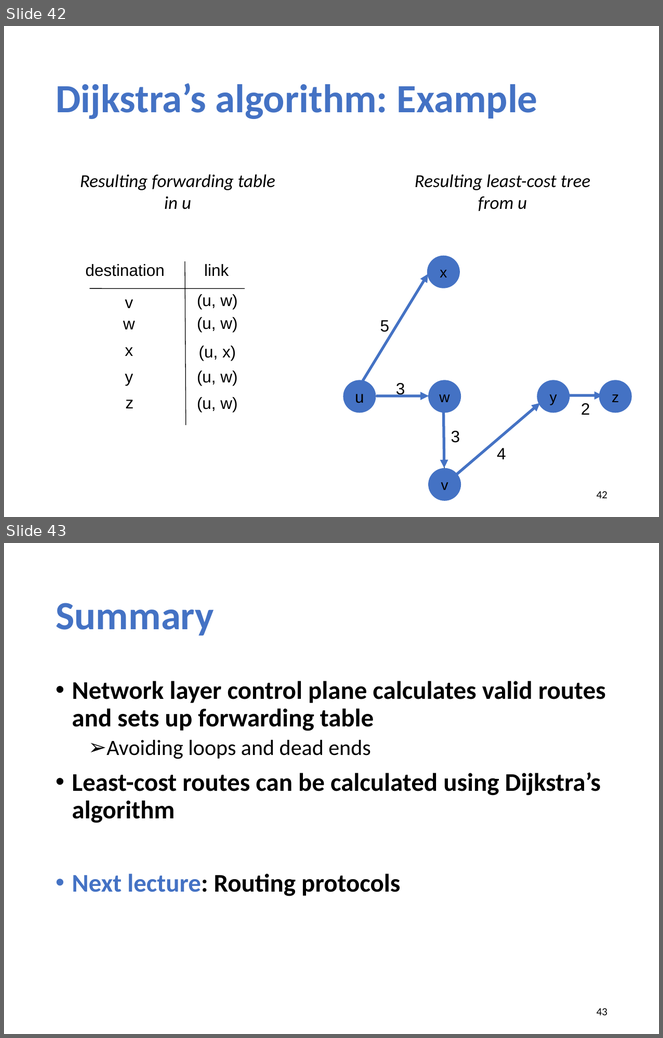
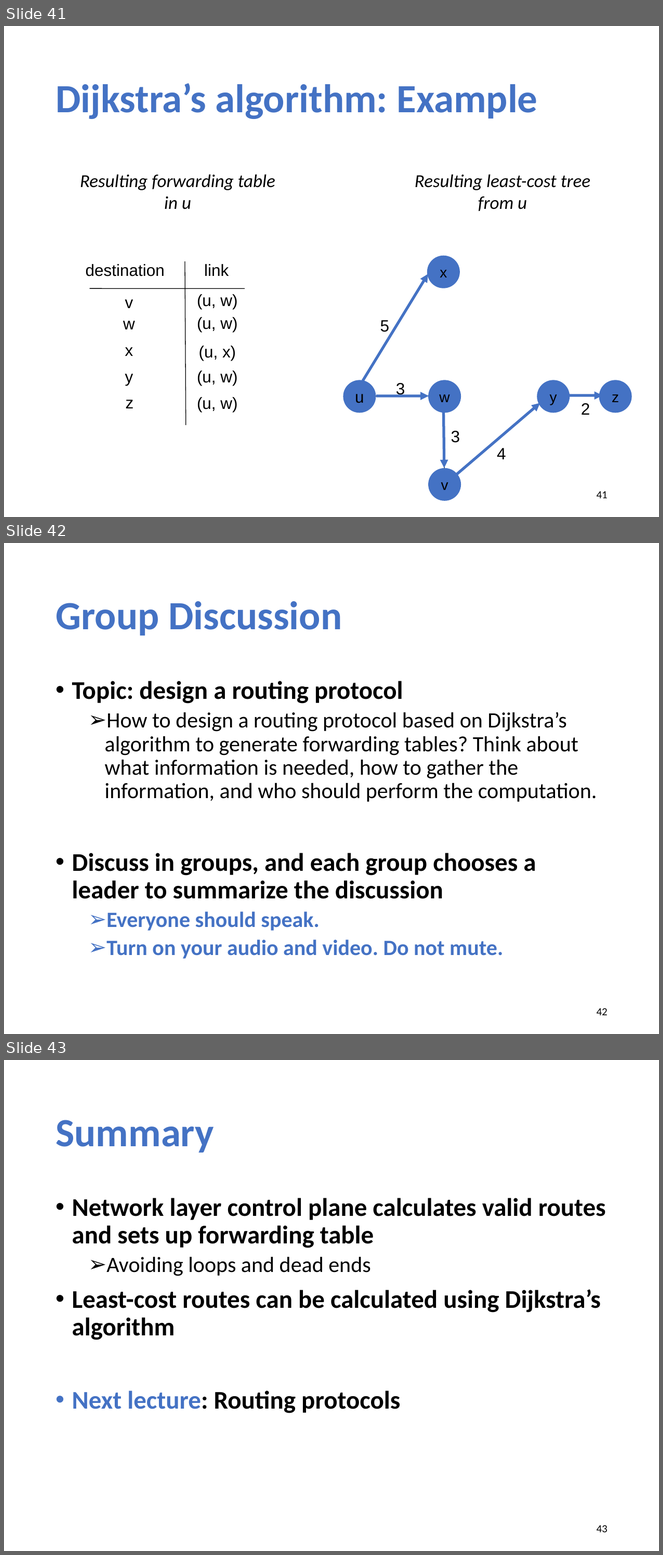
Before and after one commit to xinjin/course-net, a slide deck: slides/lec12_routing.pptx. Shown one above the other, each under a label of ours: slides 42 and 43 before the commit, slides 41, 42 and 43 after it. The pictures are 663x1038 and 663x1555 pixels, drawn with LibreOffice and Linux fonts; fonts in the diff are those of the drawing. Boxes give left, top, right and bottom in pixels: in the first picture for what was removed or moved away, otherwise in the second. Text is boxed around its words. In the diff, an @@ line names an element or a change of style, - is before the commit and + after.

```diff
--- a/slides/lec12_routing.pptx
+++ b/slides/lec12_routing.pptx
@@ slide 42 added at (4, 543, 659, 1034), background #FFFFFF @@
@@ title added at (55, 601, 342, 636), 44 pt, text #4472C4, bold @@
+Group Discussion
@@ text added at (72, 681, 597, 959), 24 pt, text #000000 @@
+• Topic: design a routing protocol
+  ➢ How to design a routing protocol based on Dijkstra’s algorithm to generate forwarding tables? Think about what information is needed, how to gather the information, and who should perform the computation.
+• Discuss in groups, and each group chooses a leader to summarize the discussion
+  ➢ Everyone should speak.
+  ➢ Turn on your audio and video. Do not mute.
@@ page number added at (597, 1008, 608, 1016), 12 pt, text #000000 @@
+42
@@ what was slide 42 is now slide 41 @@
@@ page number at (597, 491, 608, 499): text changed @@
-42
+41
```
Also in this commit, not shown: 2 slides changed, 1 other slide added, 2 slides removed, 2 other files.
